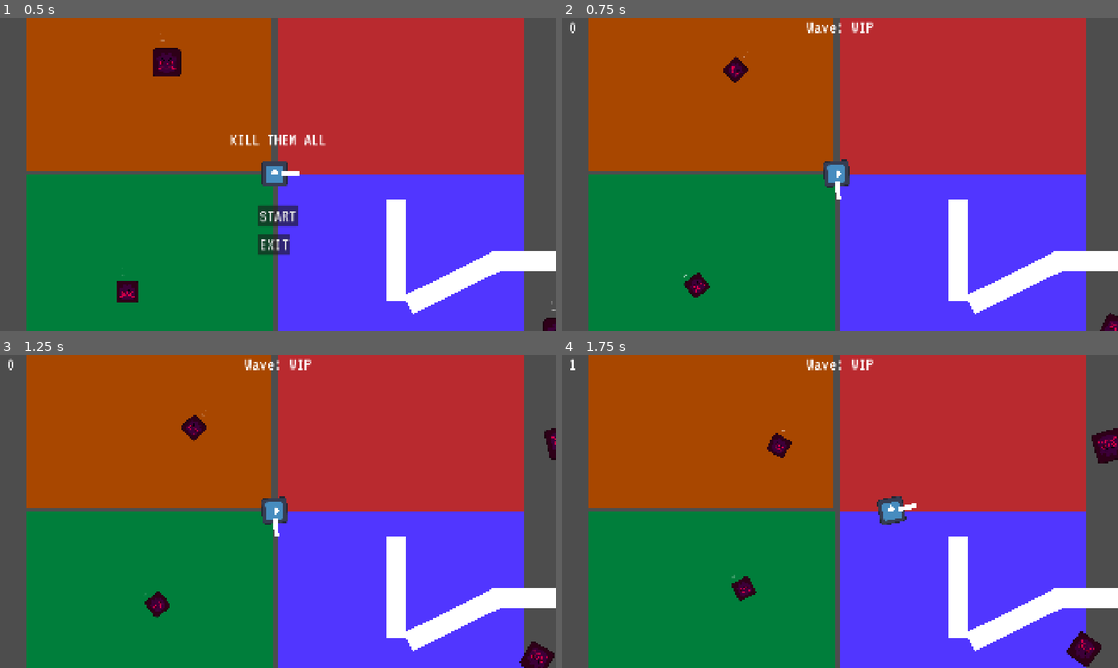
Above: before the commit, frames 1-4 (two rows, left to right).
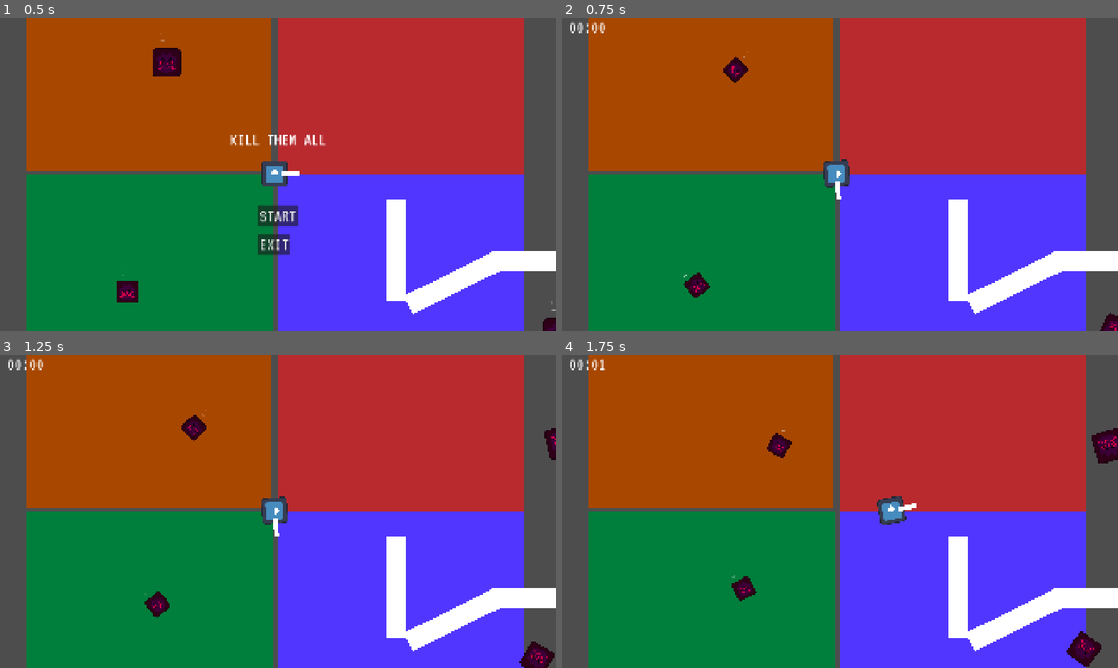
Above: after the commit, the same moments.

Repository: yasukawa426/top-down-shooter
Game: Godot game, scene res://scenes/main.tscn
Same seed, same stepped clock (60 frames per second), same inputs: the game is played once before the commit and once after it. The engine's default icon, where the game draws it, is replaced by a stand-in: a white triangle on a blue panel in a dark square.
Inputs (mouse positions are in pixels of both pictures, inside the frame that each line leads up to):
- Up to frame 1 (0.5 s): no input
- Up to frame 2 (0.75 s): click "START" at 0.5 s
- Up to frame 3 (1.25 s): no input
- Up to frame 4 (1.75 s): move the mouse to (962, 495) at 1.27 s; hold D (move_right) from 1.28 s (still down); hold Space (shoot) from 1.28 s (still down)

Frame 1 is identical in both runs. In frame 2, 0.3% of the frame differs, in the area x 2-56%, y 1-5%; in frame 3, 0.3%; in frame 4, 0.3%, in the area x 1-56%, y 1-5%.

Commit message:
feat: update game over messages and time display format. remove wave label

Diff:
--- a/scenes/hud.gd
+++ b/scenes/hud.gd
@@ -17,7 +17,7 @@
 func show_game_over(score: int) -> void:
 	$GameplayControl.hide()
 
-	$GameOverControl/ColorRect/GameOverLabel.text = "SURVIVED " + str(score) + " SECONDS"
+	$GameOverControl/ColorRect/GameOverLabel.text = "DIED IN " + _score_to_time(score)
 	$GameOverControl.show()
 
 
@@ -36,4 +36,10 @@
 	start_game.emit()
 
 func update_score(value: int) -> void:
-	$GameplayControl/TimeLabel.text = str(value)
+	$GameplayControl/TimeLabel.text = _score_to_time(value)
+
+func _score_to_time(value: int) -> String:
+	var minutes := int (value / 60)
+	var seconds := int(value) % 60
+
+	return "%02d:%02d" % [minutes, seconds]
--- a/scenes/main.tscn
+++ b/scenes/main.tscn
@@ -81,22 +81,23 @@
 
 [node name="GameplayControl" type="Control" parent="HUD" unique_id=1626085679]
 layout_mode = 3
-anchors_preset = 0
-offset_right = 40.0
-offset_bottom = 40.0
-
-[node name="WaveLabel" type="Label" parent="HUD/GameplayControl" unique_id=1365943279]
+anchors_preset = 15
+anchor_right = 1.0
+anchor_bottom = 1.0
+grow_horizontal = 2
+grow_vertical = 2
+
+[node name="TimeLabel" type="Label" parent="HUD/GameplayControl" unique_id=1395245453]
 layout_mode = 1
 anchors_preset = 5
 anchor_left = 0.5
 anchor_right = 0.5
-offset_left = 825.0
-offset_right = 1055.0
+offset_left = -13.0
+offset_right = 13.0
 offset_bottom = 65.0
 grow_horizontal = 2
-size_flags_vertical = 0
-theme_override_font_sizes/font_size = 64
-text = "Wave: WIP"
+theme_override_font_sizes/font_size = 64
+text = "00:00"
 
 [node name="TimeLabel" type="Label" parent="HUD/GameplayControl" unique_id=1395245453]
 layout_mode = 1
@@ -140,7 +141,7 @@
 offset_bottom = 73.0
 grow_horizontal = 2
 theme_override_font_sizes/font_size = 64
-text = "YOU DIED"
+text = "MISSION FAILED"
 
 [node name="GameOverLabel" type="Label" parent="HUD/GameOverControl/ColorRect" unique_id=2102620777]
 layout_mode = 1
@@ -156,7 +157,7 @@
 grow_horizontal = 2
 grow_vertical = 2
 theme_override_font_sizes/font_size = 64
-text = "SURVIVED 2 SECONDS"
+text = "DIED IN 00:00"
 horizontal_alignment = 1
 autowrap_mode = 2
 
@@ -174,7 +175,7 @@
 grow_horizontal = 2
 grow_vertical = 0
 theme_override_font_sizes/font_size = 60
-text = "KILL THEM ALL"
+text = "KILL THEM ALL AGAIN"
 autowrap_mode = 2
 
 [node name="ExitButton" type="Button" parent="HUD/GameOverControl/ColorRect" unique_id=2057986492]
